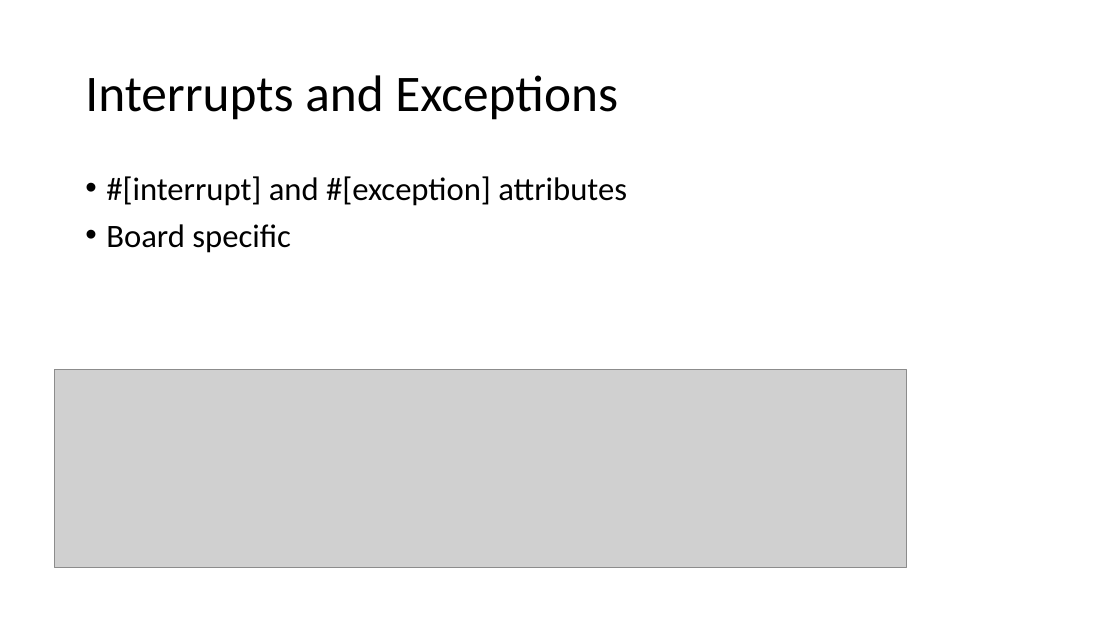
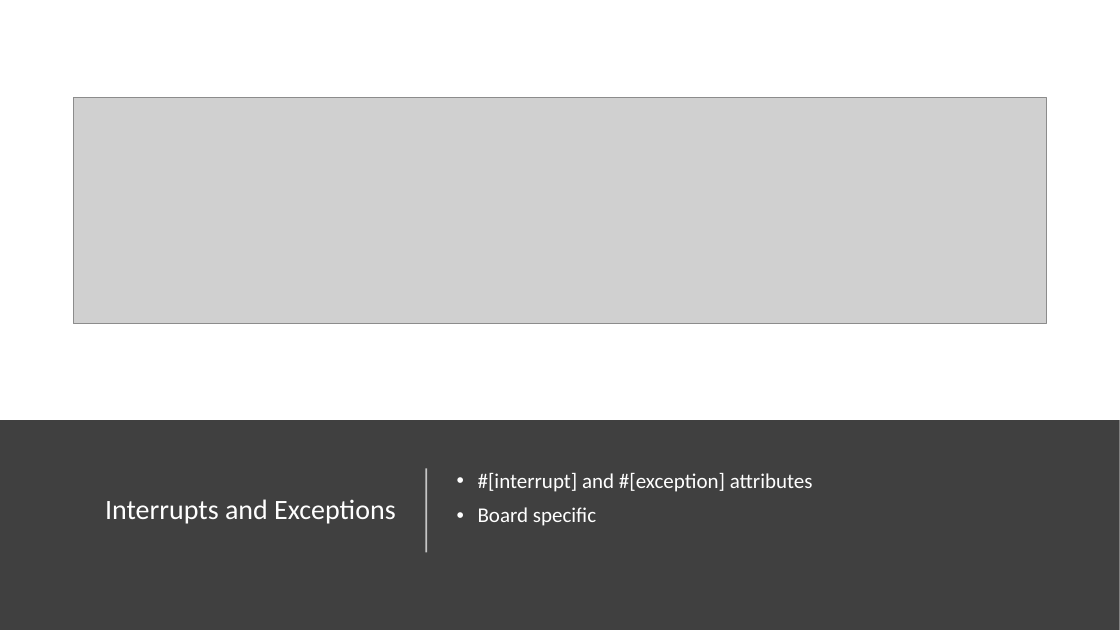
Before and after one commit to ProgrammerAL/Presentations-2019, a slide deck: slide 17 of 09-04 - Making the Case for Rust/Making the Case for Rust.pptx (slide 13 before the commit). Drawn at 1120x630 pixels with LibreOffice and Linux fonts; fonts in the diff are those of the drawing; grey boxes stand for pictures. Boxes give left, top, right and bottom in pixels: in the first picture for what was removed or moved away, otherwise in the second. Text is boxed around its words. In the diff, an @@ line names an element or a change of style, - is before the commit and + after.

```diff
--- a/09-04 - Making the Case for Rust/Making the Case for Rust.pptx
+++ b/09-04 - Making the Case for Rust/Making the Case for Rust.pptx
@@ picture: place and size @@
-picture at [54,369,907,567]
+picture at [73,97,1047,323]
@@ rectangle added at [0,420,1120,630], fill #404040 @@
@@ text "#[interrupt] and #[exception] attributes": place and size @@
-text "#[interrupt] and #[exception] attributes" at [106,176,627,253]
+text "#[interrupt] and #[exception] attributes" at [478,473,813,526]
@@ text "#[interrupt] and #[exception] attributes" at [478,473,813,526]: size 28 to 18 pt, text colour #000000 to #FFFFFF; vertical alignment top to middle @@
@@ title "Interrupts and Exceptions": place and size @@
-title "Interrupts and Exceptions" at [85,75,618,120]
+title "Interrupts and Exceptions" at [105,499,396,524]
@@ title "Interrupts and Exceptions" at [105,499,396,524]: size 44 to 24 pt, text colour #000000 to #FFFFFF; alignment left to right @@
@@ line added from (426, 553) to (426, 469), #FFFFFF 1.5 pt @@
```
Also in this commit, not shown: 17 other slides changed, 1 other file.
